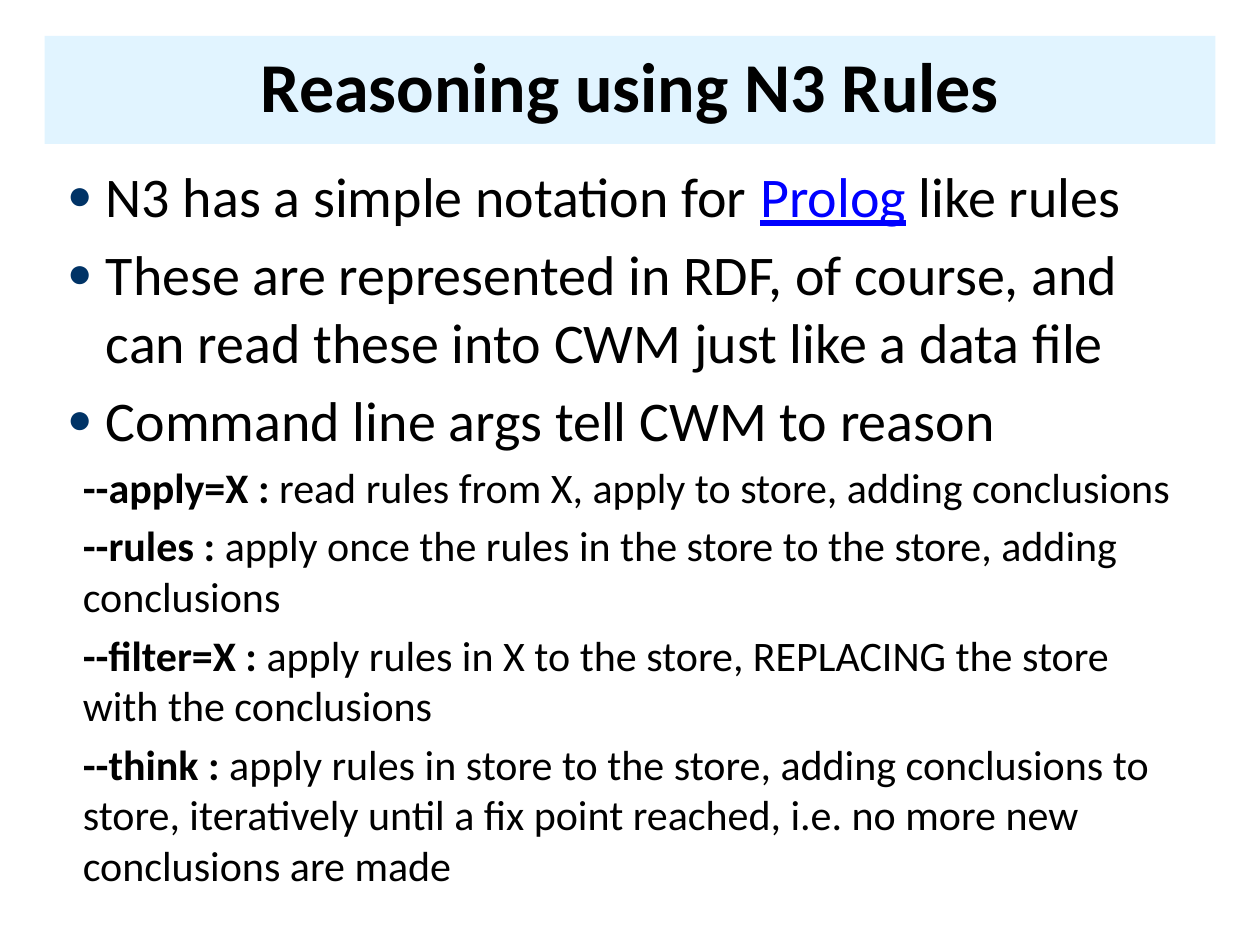
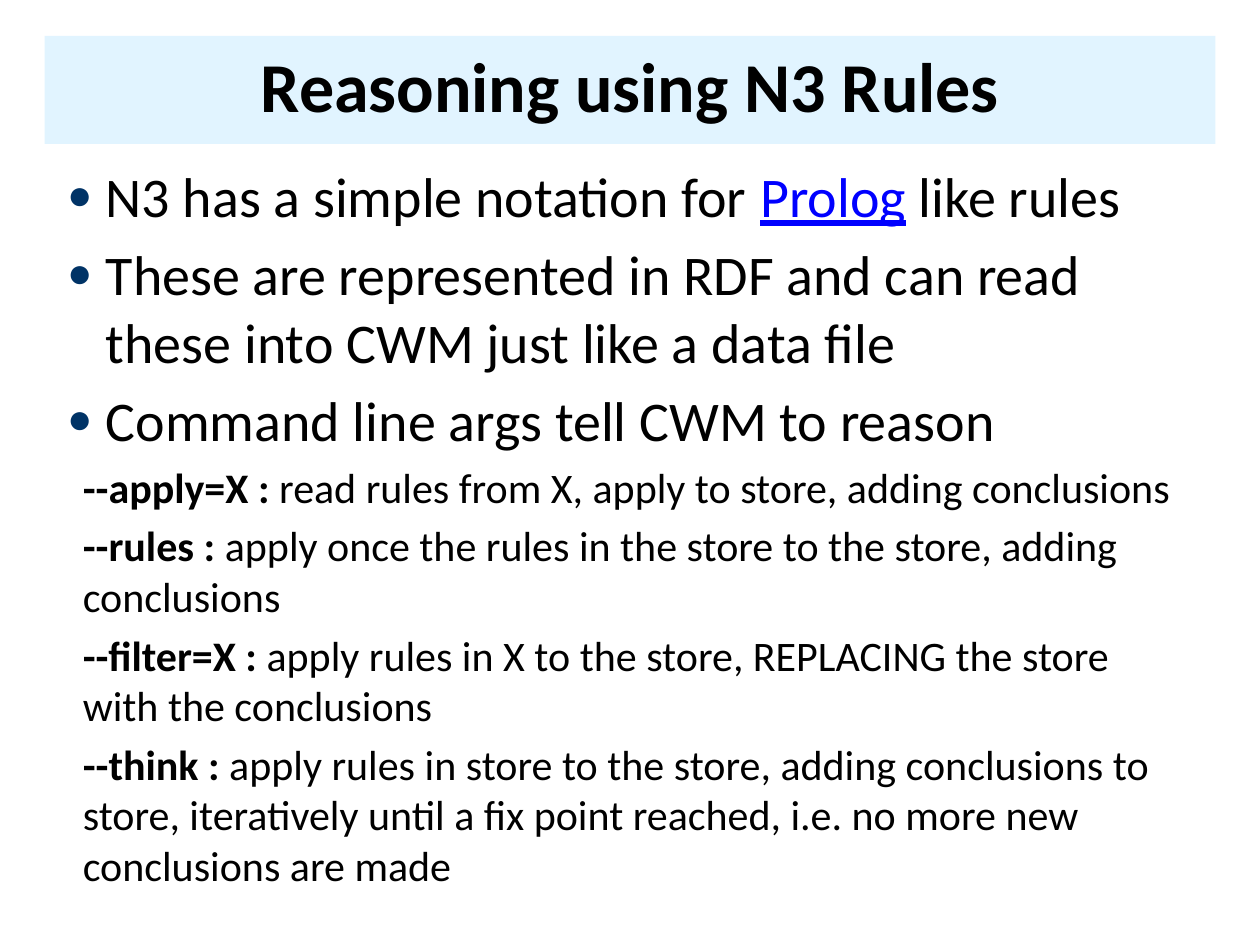
Before and after one commit to UMBC-CMSC-491-691-F19-Knowledge-Graphs/class_material, a slide deck: slide 7 of notes/05_rdfs/05bCWM.pptx. Drawn at 1260x945 pixels with LibreOffice and Linux fonts; fonts in the diff are those of the drawing. Boxes give left, top, right and bottom in pixels: in the first picture for what was removed or moved away, otherwise in the second. Text is boxed around its words. In the diff, an @@ line names an element or a change of style, - is before the commit and + after.

```diff
--- a/notes/05_rdfs/05bCWM.pptx
+++ b/notes/05_rdfs/05bCWM.pptx
@@ text at (x1=106, y1=256, x2=1080, y2=373): text changed @@
-● These are represented in RDF, of course, and can read these into CWM just like a data file
+● These are represented in RDF and can read these into CWM just like a data file
```
Also in this commit, not shown: 5 other slides changed, 1 slide added, 24 other files.
